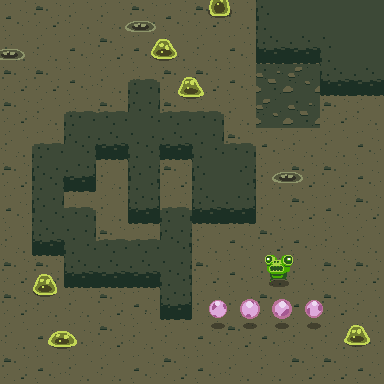
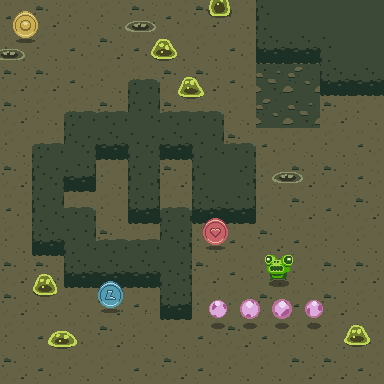
Layers edited between the first and the second (384, 384) image:
added layer "upgrade shadows" above "player hurt" over bbox(13, 11, 228, 313)
